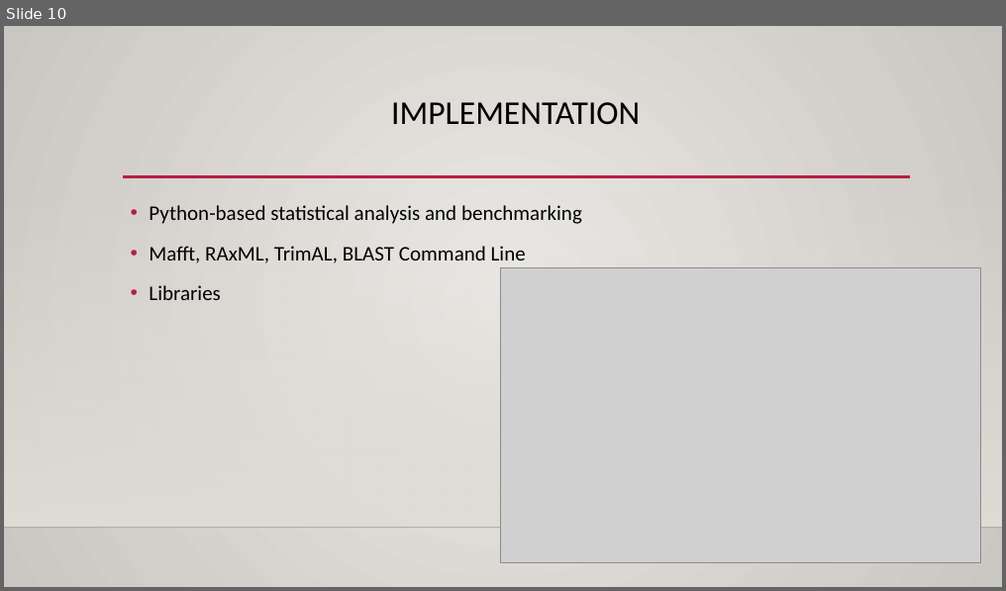
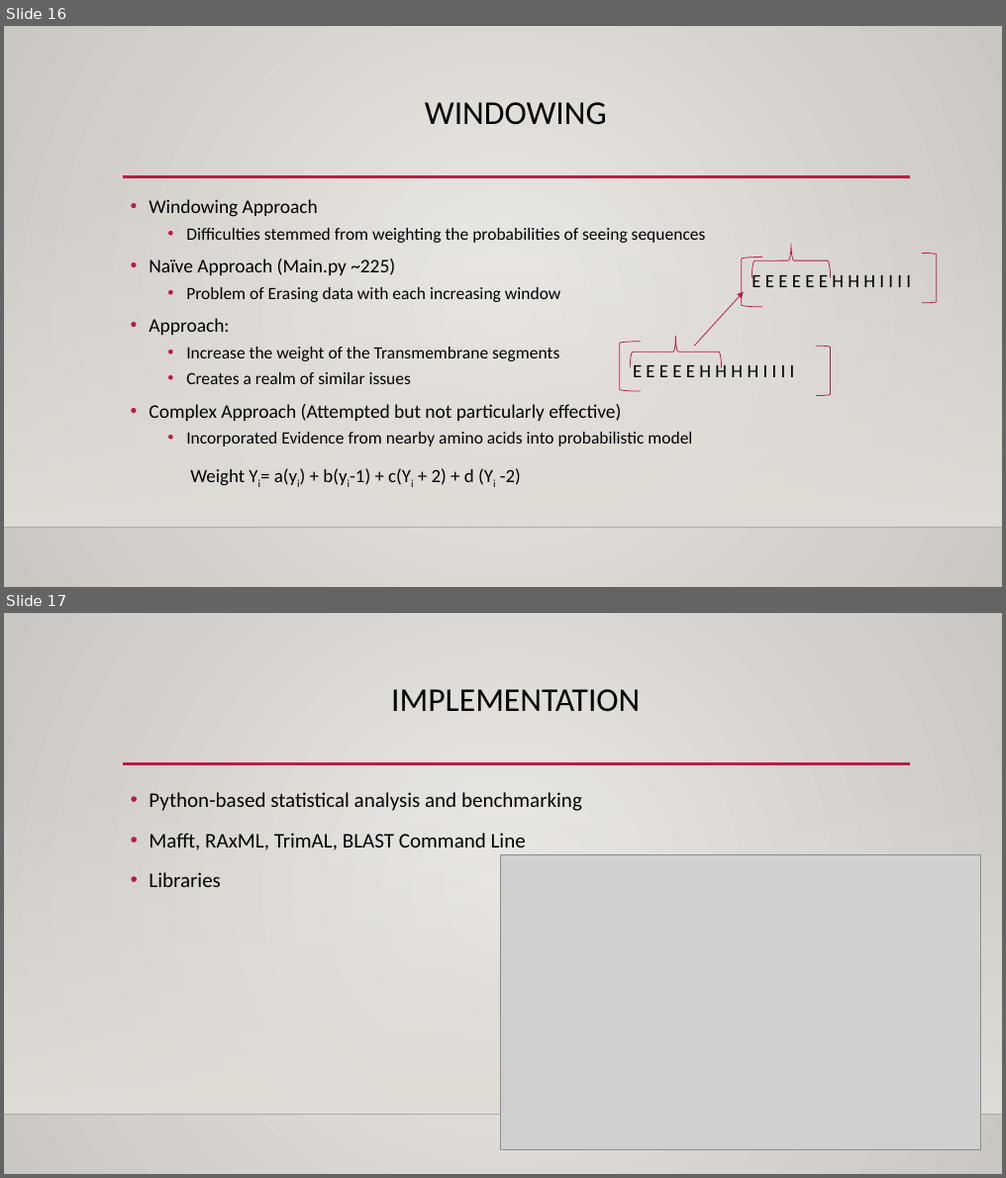
Before and after one commit to Sharabesh/Phylogenomics, a slide deck: Presentation/PresentationImage.pptx. Shown one above the other, each under a label of ours: slide 10 before the commit, slides 16 and 17 after it. The pictures are 1006x591 and 1006x1178 pixels, drawn with LibreOffice and Linux fonts; fonts in the diff are those of the drawing; grey boxes stand for pictures; background and template pictures are left out. Boxes give left, top, right and bottom in pixels: in the first picture for what was removed or moved away, otherwise in the second. Text is boxed around its words. In the diff, an @@ line names an element or a change of style, - is before the commit and + after.

```diff
--- a/Presentation/PresentationImage.pptx
+++ b/Presentation/PresentationImage.pptx
@@ slide 16 added at bbox=[4, 26, 1002, 587], background gradient #ECEAE7 to #CAC7C1; not listed: 3 template elements that a slide beside it also shows @@
@@ title added at bbox=[425, 102, 607, 125], 32 pt, text #000000 @@
+WINDOWING
@@ text added at bbox=[149, 199, 706, 447], 16.6 pt, text #000000 @@
+• Windowing Approach
+  • Difficulties stemmed from weighting the probabilities of seeing sequences
+• Naïve Approach (Main.py ~225)
+  • Problem of Erasing data with each increasing window
+• Approach:
+  • Increase the weight of the Transmembrane segments
+  • Creates a realm of similar issues
+• Complex Approach (Attempted but not particularly effective)
+  • Incorporated Evidence from nearby amino acids into probabilistic model
@@ left bracket added at bbox=[742, 258, 762, 307], outline #B71E42 0.75 pt @@
@@ left brace added at bbox=[751, 244, 830, 277], outline #B71E42 0.75 pt @@
@@ right bracket added at bbox=[923, 254, 937, 304], outline #B71E42 0.75 pt @@
@@ arrow added from (694, 346) to (744, 291), #B71E42 0.75 pt @@
@@ text added at bbox=[751, 273, 911, 287], 18 pt, text #000000 @@
+E E E E E E H H H I I I I
@@ group added at bbox=[620, 336, 831, 396]: 1 left bracket, 1 text, 1 right bracket, 1 left brace @@
+E E E E E H H H H I I I I
@@ text added at bbox=[190, 469, 521, 486], 18 pt, text #000000 @@
+Weight Yi= a(yi) + b(yi-1) + c(Yi + 2) + d (Yi -2)
@@ what was slide 10 is now slide 17 @@
```
Also in this commit, not shown: 9 slides changed, 6 other slides added, 45 other files.
